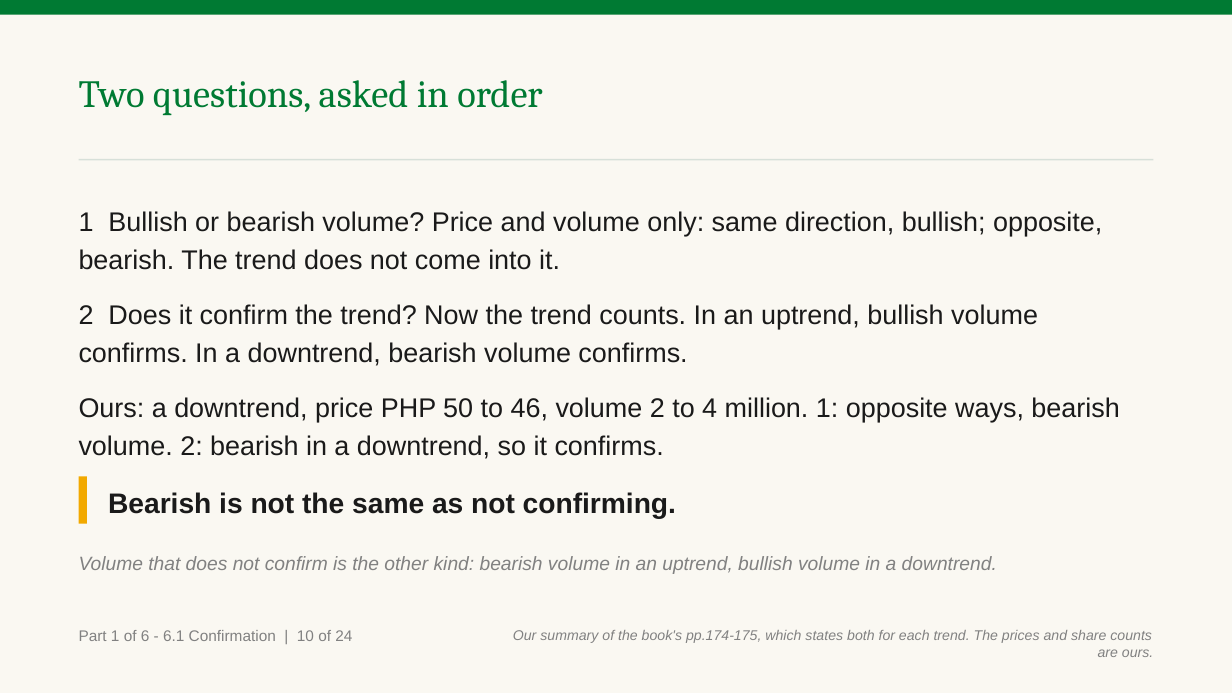
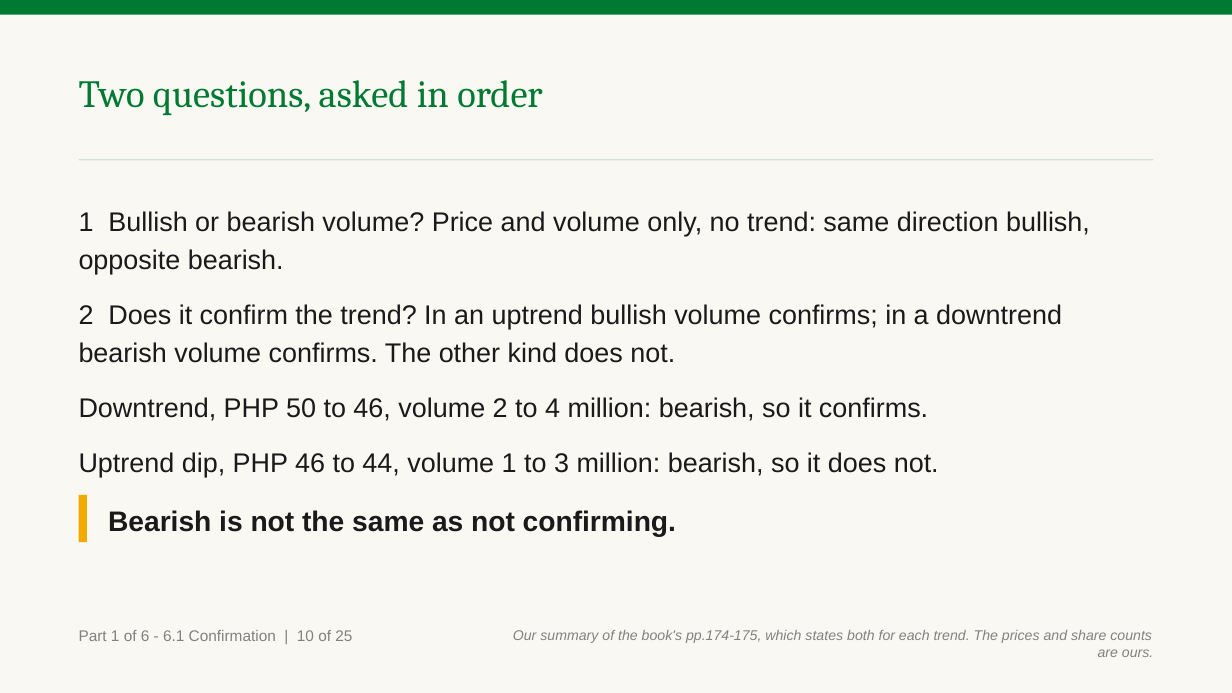
Before and after one commit to benjiesotelo-sudo/Telos_FIN1209, a slide deck: slide 13 of chapter-06/FIN1209-Chapter-06.pptx. Drawn at 1232x693 pixels with LibreOffice and Linux fonts; fonts in the diff are those of the drawing. Boxes give left, top, right and bottom in pixels: in the first picture for what was removed or moved away, otherwise in the second. Text is boxed around its words. In the diff, an @@ line names an element or a change of style, - is before the commit and + after.

Commit message:
Chapter 6 P1: fix the fresh reader's fourteen items
- Not confirming now has numbers, and the two-questions slide works the
  non-confirming case in its body.
- New slide, Confirms the trend, or volume confirmation: the tenet judges
  the whole trend, volume confirmation one stretch, so one dip can be a
  bullish divergence inside a confirmed uptrend.
- What divergence and confirmation say keeps price's direction, as the
  book does.
- The book's only-in-a-downtrend contradiction is in a slide body, with
  numbers.
- Figures 6.2, 6.4, 6.7 and 6.8 are read in the body, with numbers taken
  off them where they carry any.
- The line's arithmetic on the oscillator term, reverse divergence, the
  novice callout and the bearish conclusion are now explained on the slide.
- No caption refers to a check any more.

Teaching deck 145 slides, student edition 107. No check changed.

```diff
--- a/chapter-06/FIN1209-Chapter-06.pptx
+++ b/chapter-06/FIN1209-Chapter-06.pptx
@@ text at bbox=[79, 211, 1090, 477]: text changed @@
-1 Bullish or bearish volume? Price and volume only: same direction, bullish; opposite, bearish. The trend does not come into it.
-2 Does it confirm the trend? Now the trend counts. In an uptrend, bullish volume confirms. In a downtrend, bearish volume confirms.
-Ours: a downtrend, price PHP 50 to 46, volume 2 to 4 million. 1: opposite ways, bearish volume. 2: bearish in a downtrend, so it confirms.
+1 Bullish or bearish volume? Price and volume only, no trend: same direction bullish, opposite bearish.
+2 Does it confirm the trend? In an uptrend bullish volume confirms; in a downtrend bearish volume confirms. The other kind does not.
+Downtrend, PHP 50 to 46, volume 2 to 4 million: bearish, so it confirms.
+Uptrend dip, PHP 46 to 44, volume 1 to 3 million: bearish, so it does not.
@@ rectangle: place and size @@
-rectangle at bbox=[79, 476, 87, 523]
+rectangle at bbox=[79, 494, 87, 542]
@@ text "Bearish is not the same ...": place and size @@
-text "Bearish is not the same ..." at bbox=[108, 492, 676, 519]
+text "Bearish is not the same ..." at bbox=[108, 510, 676, 537]
@@ text removed at bbox=[79, 556, 997, 574] @@
-Volume that does not confirm is the other kind: bearish volume in an uptrend, bullish volume in a downtrend.
@@ text at bbox=[79, 630, 352, 641]: text changed @@
-Part 1 of 6 - 6.1 Confirmation | 10 of 24
+Part 1 of 6 - 6.1 Confirmation | 10 of 25
```
Also in this commit, not shown: 23 other slides changed, 1 slide added, 3 other files.
